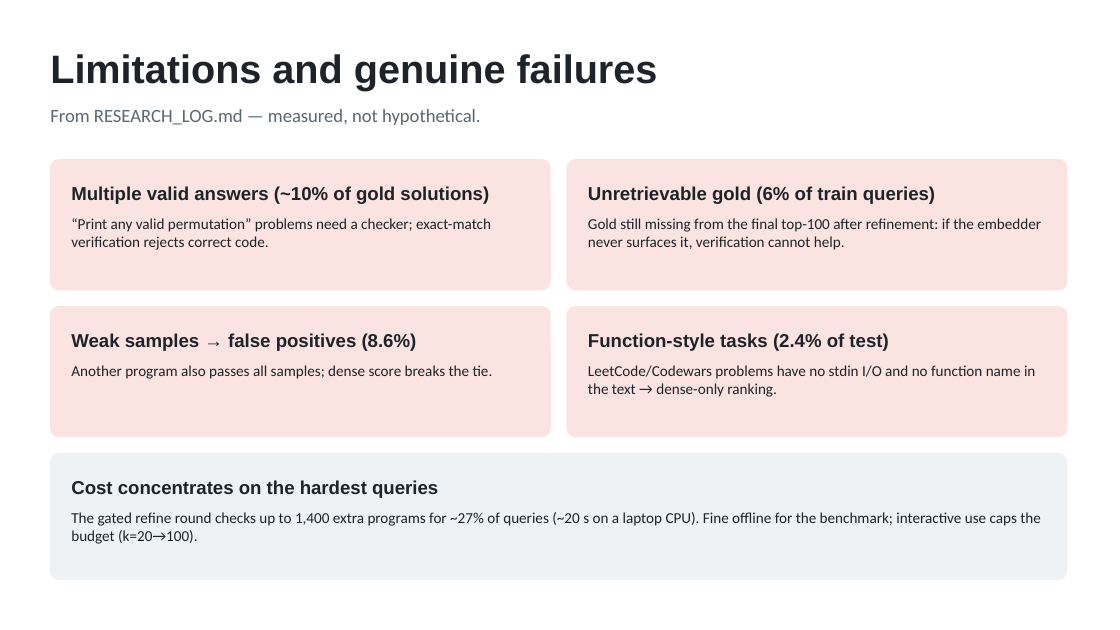
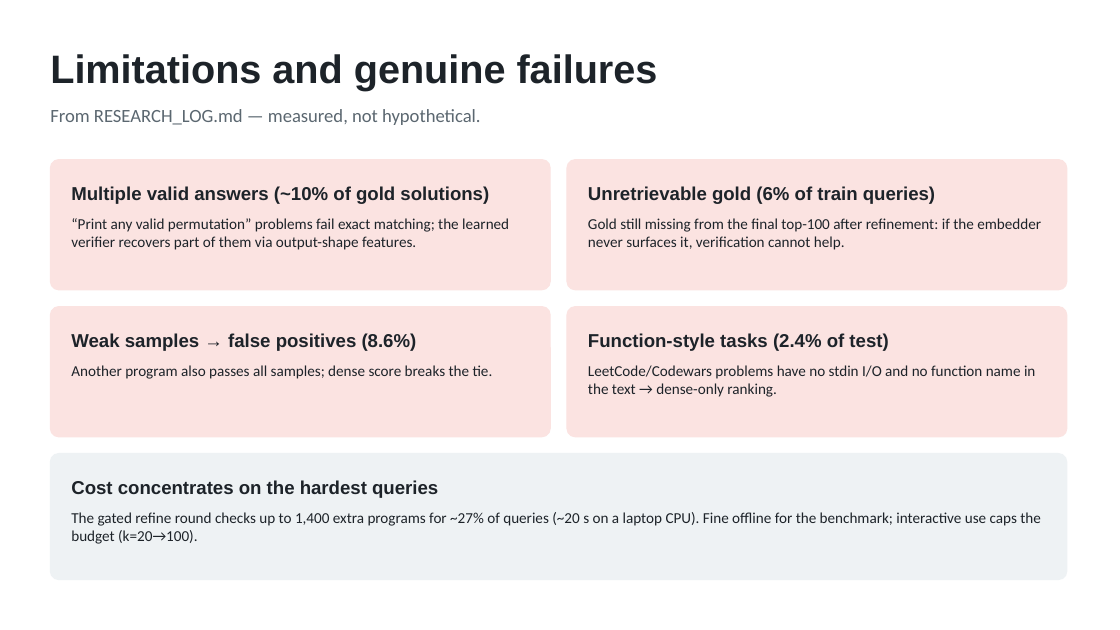
Before and after one commit to Ujjwl07/prism-genai-theme1, a slide deck: slide 10 of CollegeName_TeamName_Submission_ppt.pptx. Drawn at 1120x630 pixels with LibreOffice and Linux fonts; fonts in the diff are those of the drawing. Boxes give left, top, right and bottom in pixels: in the first picture for what was removed or moved away, otherwise in the second. Text is boxed around its words. In the diff, an @@ line names an element or a change of style, - is before the commit and + after.

```diff
--- a/CollegeName_TeamName_Submission_ppt.pptx
+++ b/CollegeName_TeamName_Submission_ppt.pptx
@@ text at (71,218,509,250): text changed @@
-“Print any valid permutation” problems need a checker; exact-match verification rejects correct code.
+“Print any valid permutation” problems fail exact matching; the learned verifier recovers part of them via output-shape features.
```
Also in this commit, not shown: 5 other slides changed, 14 other files.
